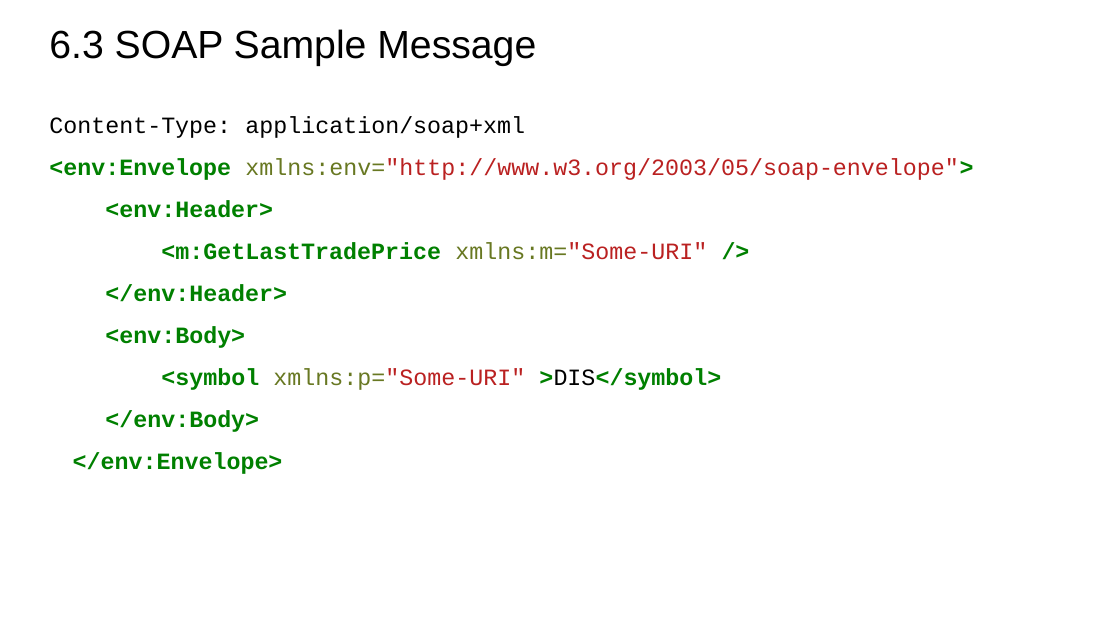
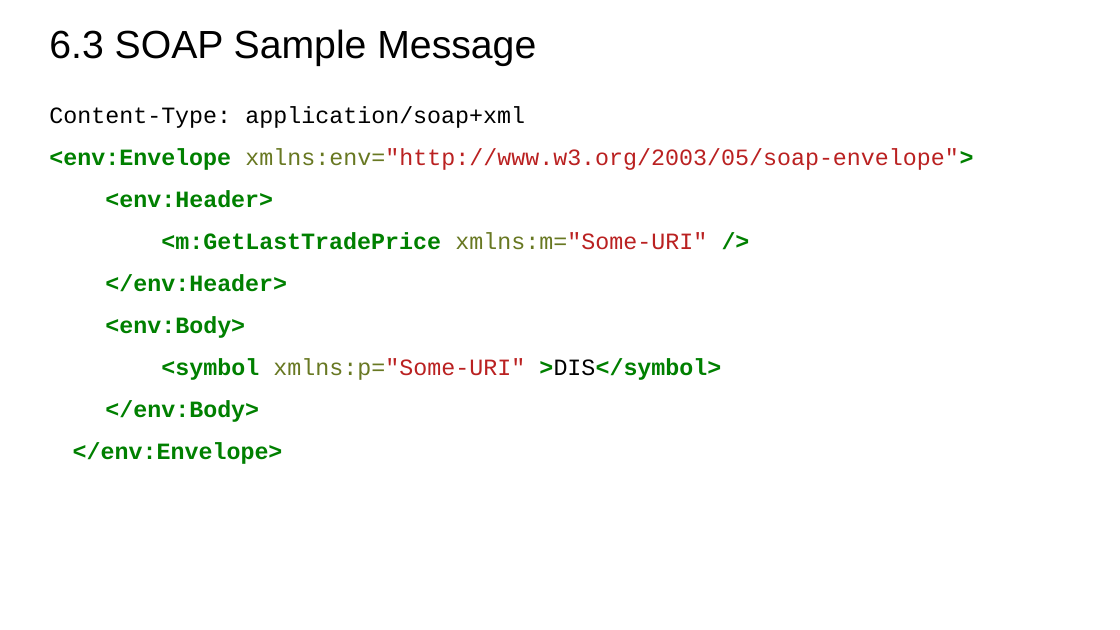
Before and after one commit to Mrcoderv/BCA-UnlimateNote-2025, a slide deck: slide 15 of 4th Sem/Web tech2/Unit 6 Web Services and APIs.pptx. Drawn at 1120x630 pixels with LibreOffice and Linux fonts; fonts in the diff are those of the drawing. Boxes give left, top, right and bottom in pixels: in the first picture for what was removed or moved away, otherwise in the second. Text is boxed around its words. In the diff, an @@ line names an element or a change of style, - is before the commit and + after.

```diff
--- a/4th Sem/Web tech2/Unit 6 Web Services and APIs.pptx
+++ b/4th Sem/Web tech2/Unit 6 Web Services and APIs.pptx
@@ text "Content-Type: application/soap+xml": place and size @@
-text "Content-Type: application/soap+xml" at [49,116,973,474]
+text "Content-Type: application/soap+xml" at [49,106,973,464]
```
Also in this commit, not shown: 3 other files.
